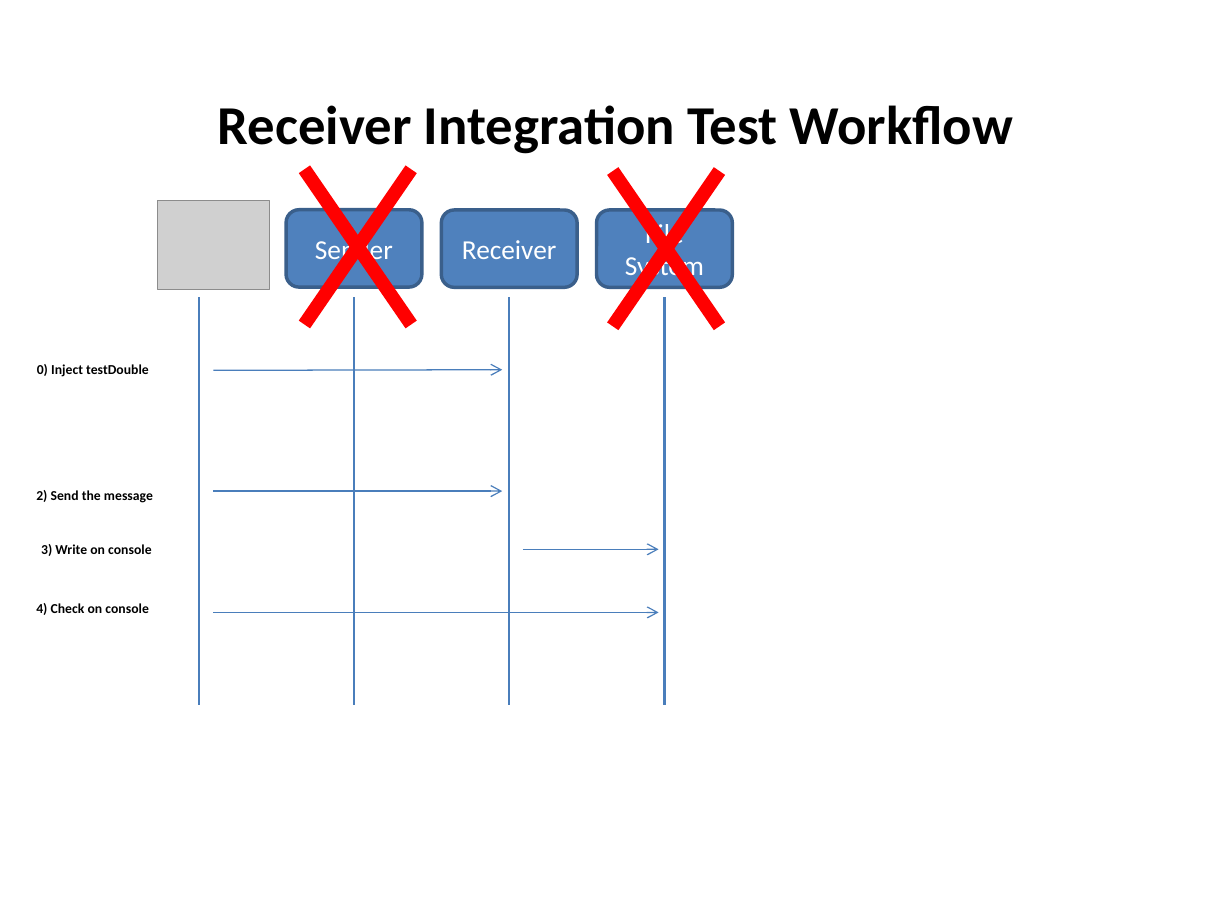
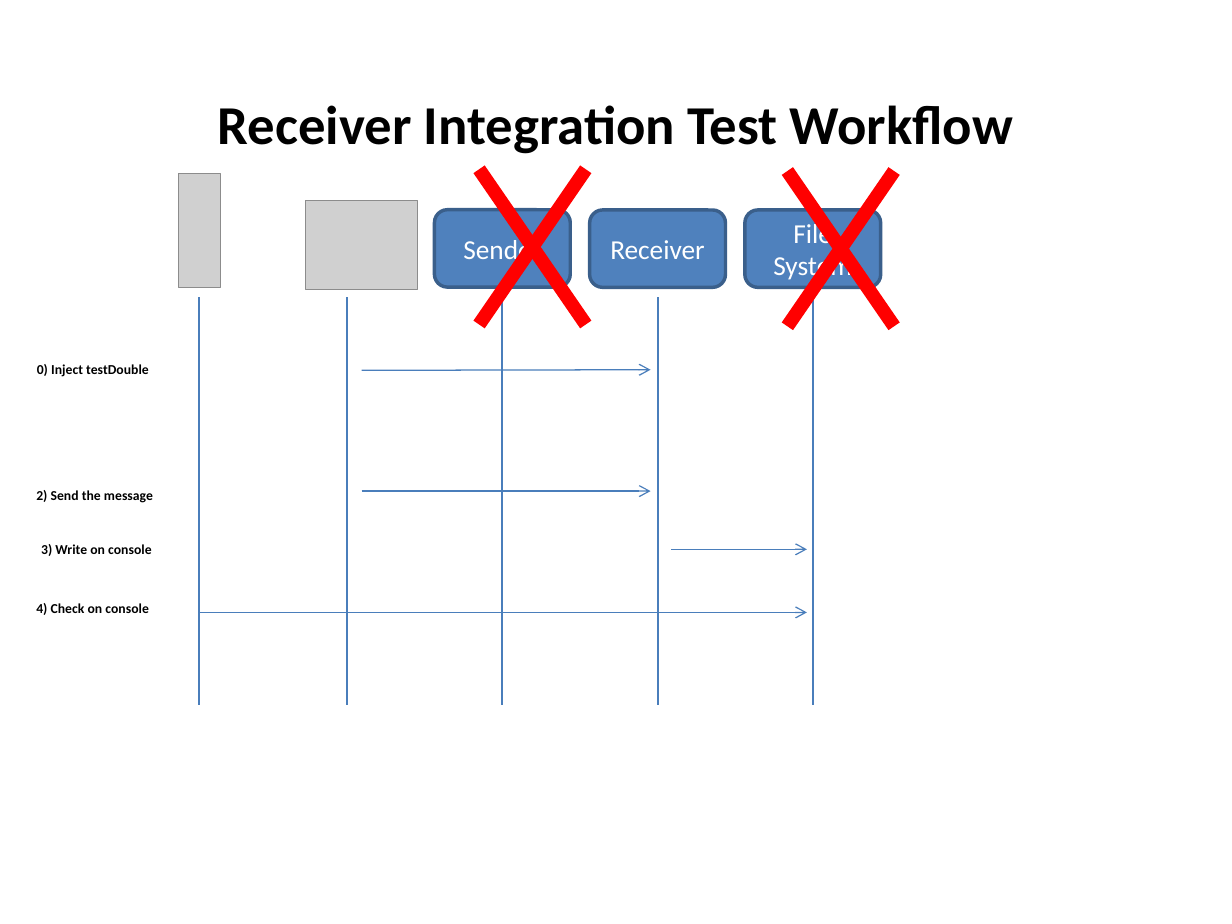
Before and after one commit to giorgifabio/NinjectRuntimeInjection, a slide deck: slide 4 of Doc/AppInfo.pptx. Drawn at 1232x924 pixels with LibreOffice and Linux fonts; fonts in the diff are those of the drawing; grey boxes stand for pictures. Boxes give left, top, right and bottom in pixels: in the first picture for what was removed or moved away, otherwise in the second. Text is boxed around its words. In the diff, an @@ line names an element or a change of style, - is before the commit and + after.

Commit message:
doc updated

```diff
--- a/Doc/AppInfo.pptx
+++ b/Doc/AppInfo.pptx
@@ picture added at (x1=179, y1=174, x2=221, y2=287) @@
@@ 4 lines moved together from (x1=304, y1=169, x2=719, y2=326) to (x1=479, y1=169, x2=894, y2=326) @@
@@ line added from (347, 297) to (347, 705), #4B7EBC 1.25 pt @@
@@ 3 rounded rectangles, 3 lines, 3 arrows, 1 picture moved together from (x1=158, y1=201, x2=732, y2=705) to (x1=306, y1=201, x2=881, y2=705) @@
@@ arrow moved from (213, 612) - (659, 612) to (200, 612) - (807, 612) @@
```
Also in this commit, not shown: 1 other slide changed.
